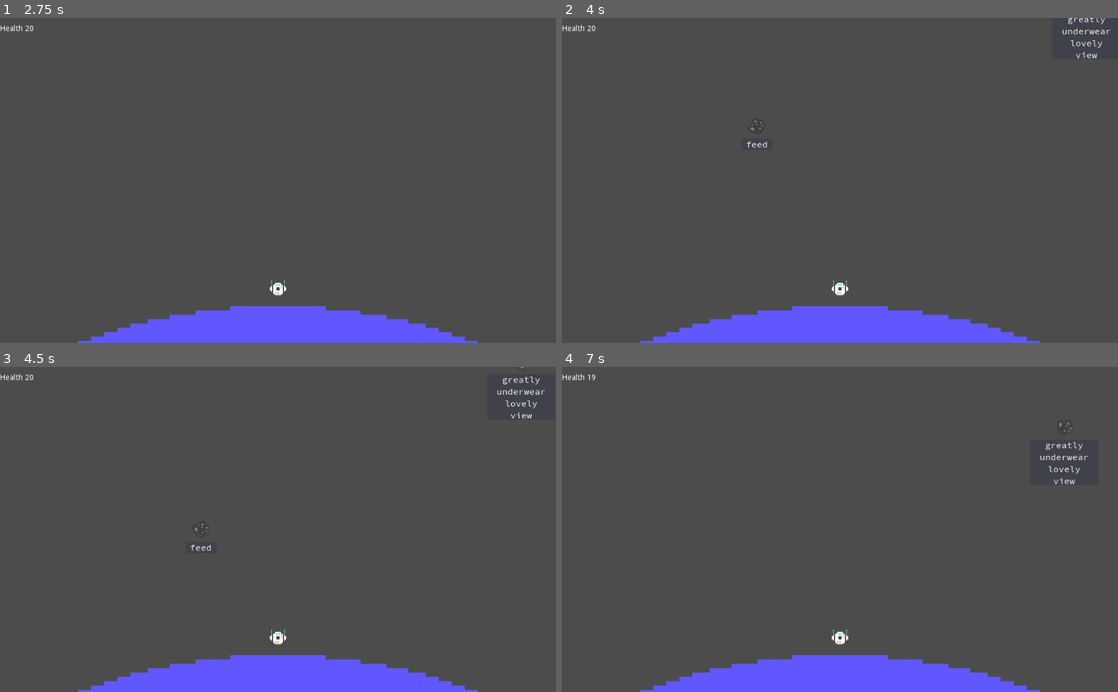
Above: before the commit, frames 1-4 (two rows, left to right).
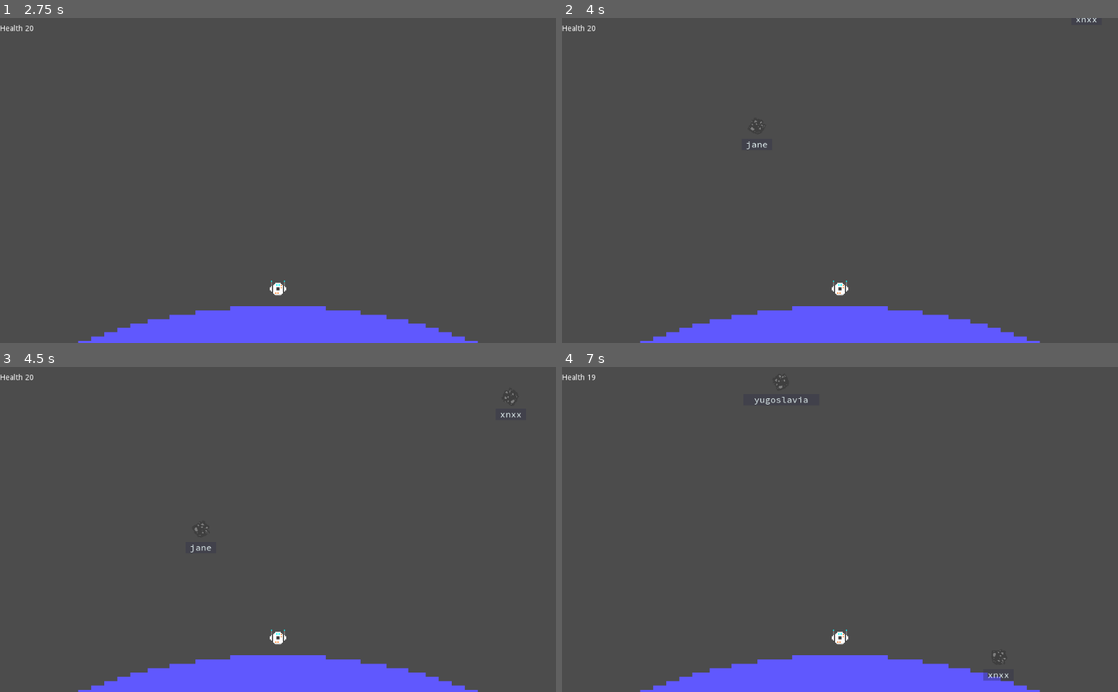
Above: after the commit, the same moments.

Repository: godxkey/hyperkey
Game: Godot game, scene res://level/Sandbox.tscn
Same seed, same stepped clock (60 frames per second), same inputs: the game is played once before the commit and once after it.
Inputs:
- Up to frame 1 (2.75 s): tap Enter at 0.5, 2 s; tap Z at 0.6, 1.35, 2.1 s; tap Space at 1.25 s; hold A 1.28-2.03 s
- Up to frame 2 (4 s): tap Space at 2.75 s; tap Z at 2.85, 3.6 s; tap Enter at 3.5 s; hold A from 3.53 s (still down)
- Up to frame 3 (4.5 s): keep holding A; tap Z at 4.35 s
- Up to frame 4 (7 s): tap Z at 5.1, 5.85, 6.6 s; release A at 5.78 s

Frame 1 is identical in both runs. In frame 2, 0.2% of the frame differs, in the area x 33-99%, y 0-41%; in frame 3, 0.2%; in frame 4, 0.4%, in the area x 34-95%, y 2-97%.

Commit message:
Refactor. Move text generation to new class

Diff:
--- a/control/Spawner.gd
+++ b/control/Spawner.gd
@@ -12,6 +12,10 @@
 onready var _planet = get_node(planet_path)
 
 var _debug_spawn_area_color = Color(0.8, 0.4, 0.0, 0.3)
+
+func _ready():
+  # Randomize the default generator as well
+  randomize()
 
 func spawn(packed_scene) -> Node2D:
   var x = rand_range(spawn_area.position.x, spawn_area.end.x)
--- a/control/Typist.gd
+++ b/control/Typist.gd
@@ -9,9 +9,8 @@
 onready var _spawner = $Spawner as Spawner
 onready var _mistype_player = $MistypePlayer
 
-var _rng = RandomNumberGenerator.new()
 var _text_targets := TextTargets.new()
-var _word_dictionary := WordDictionary.new()
+var _text_generator := TextGenerator.new()
 var _current_tracker:HitTracker = null
 
 func create_tracker(target) -> HitTracker:
@@ -20,53 +19,33 @@
 
 # Called when the node enters the scene tree for the first time.
 func _ready():
-  _word_dictionary.read_dictionary(words_file)
-  randomize() # Randomize the default generator as well
-  _rng.randomize()
+  _text_generator.word_dictionary = WordDictionary.new(words_file)
   _spawner.timer.connect("timeout", self, "spawn_target")
   _spawner.timer.start()
-
-func random_text(first_letter:String) -> TypistText:
-  var chance:float = _rng.randf() < 0.8
-  var words:Array= [random_word(first_letter)] + ([] if chance else random_words())
-  var t = TypistText.new()
-  t.text_list = words
-  return t
-
-func random_word(first_letter:String) -> String:
-  var words = _word_dictionary.words(first_letter)
-  var index = _rng.randi_range(0, words.size() - 1)
-  return words[index]
-
-func random_words() -> Array:
-  var words = []
-  for _i in _rng.randi_range(1, 3):
-    words.append(random_word(random_letter()))
-  return words
 
 func available_first_letter() -> String:
   var max_tries = 100
   for _try in max_tries:
-    var letter = random_letter()
+    var letter = _text_generator.random_letter()
     if not _text_targets.has_letter(letter):
       return letter
   return ""
-
-func random_letter() -> String:
-  return char(_rng.randi_range(ord("a"), ord("z")))
 
 func _input(event):
   if event as InputEventKey and event.is_pressed() and not event.echo:
     if event.scancode >= KEY_A and event.scancode <= KEY_Z:
       var input_letter = char(event.scancode).to_lower()
-      if _current_tracker == null:
-        var text = _text_targets.text(input_letter)
-        if text != null:
-          acquire_target(text)
-        else:
-          _mistype_player.play()
-      else:
-        continue_hit_target(input_letter)
+      _attack_letter(input_letter)
+
+func _attack_letter(letter:String):
+  if _current_tracker == null:
+    var text = _text_targets.text(letter)
+    if text != null:
+      acquire_target(text)
+    else:
+      _mistype_player.play()
+  else:
+    continue_hit_target(letter)
 
 func acquire_target(text:String):
   assert(_current_tracker == null)
@@ -103,7 +82,7 @@
 func spawn_target():
   var letter = available_first_letter()
   if not letter.empty():
-    var text:TypistText = random_text(letter)
+    var text:TypistText = _text_generator.random_text(letter)
     _text_targets.add_text_target(text.merged_text(), create_target(text))
 
 func remove_target_word(text:String):
--- /dev/null
+++ b/library/TextGenerator.gd
@@ -0,0 +1,65 @@
+extends Reference
+class_name TextGenerator
+
+enum SelectionMode{
+  UNIFORM,        # All letters have the same probability to be selected
+  QUANTITY_BIAS   # Letters with more words associated have a higher chance to be selected
+}
+
+var word_dictionary := WordDictionary.new() setget _set_word_dictionary
+var selection_mode = SelectionMode.UNIFORM setget _set_selection_mode
+
+var _rng := RandomNumberGenerator.new()
+var _letter_weights = {}
+
+func _init():
+  _rng.randomize()
+
+func random_text(first_letter:String) -> TypistText:
+  var chance:float = _rng.randf() < 0.8
+  var words:Array= [random_word(first_letter)] + ([] if chance else random_words())
+  var t = TypistText.new()
+  t.text_list = words
+  return t
+
+func random_word(first_letter:String) -> String:
+  var words = word_dictionary.words(first_letter)
+  assert(words)
+  var index = _rng.randi_range(0, words.size() - 1)
+  return words[index]
+
+func random_words() -> Array:
+  var words = []
+  for _i in _rng.randi_range(1, 3):
+    words.append(random_word(random_letter()))
+  return words
+
+func random_letter() -> String:
+  if selection_mode == SelectionMode.QUANTITY_BIAS:
+    return ""
+
+  # Uniform selection
+  return char(_rng.randi_range(ord("a"), ord("z")))
+
+func _set_word_dictionary(value):
+  word_dictionary = value
+  _set_letter_weights()
+
+func _set_selection_mode(value):
+  selection_mode = value
+  _set_letter_weights()
+
+func _set_letter_weights():
+  if selection_mode == SelectionMode.QUANTITY_BIAS:
+    _set_quantity_weights()
+
+static func alphabet_range():
+  return range(ord("a"), ord("z"))
+
+func _set_quantity_weights():
+  _letter_weights.clear()
+  for a in alphabet_range():
+    var letter = char(a)
+    var count = word_dictionary.words(letter).size()
+    var total = word_dictionary.count_total_words()
+    _letter_weights[letter] = count / total # TODO: Implement a proper bias
--- a/library/WordDictionary.gd
+++ b/library/WordDictionary.gd
@@ -8,6 +8,10 @@
 
 # Organizes words by letter.
 var _alpha_map = {}
+
+func _init(words_file:String = ""):
+  if not words_file.empty():
+    read_dictionary(words_file)
 
 func read_dictionary(words_file:String):
   var file = File.new()
@@ -32,3 +36,9 @@
 
 func words(letter:String) -> Array:
   return _alpha_map[letter]
+
+func count_total_words():
+  var total = 0
+  for word_list in _alpha_map.values():
+    total += word_list.size()
+  return total
--- a/project.godot
+++ b/project.godot
@@ -50,6 +50,11 @@
 "path": "res://control/Spawner.gd"
 }, {
 "base": "Reference",
+"class": "TextGenerator",
+"language": "GDScript",
+"path": "res://library/TextGenerator.gd"
+}, {
+"base": "Reference",
 "class": "TextTargets",
 "language": "GDScript",
 "path": "res://library/TextTargets.gd"
@@ -78,6 +83,7 @@
 "Player": "",
 "RadialMotion": "",
 "Spawner": "",
+"TextGenerator": "",
 "TextTargets": "",
 "TypistLabel": "",
 "TypistText": "",
